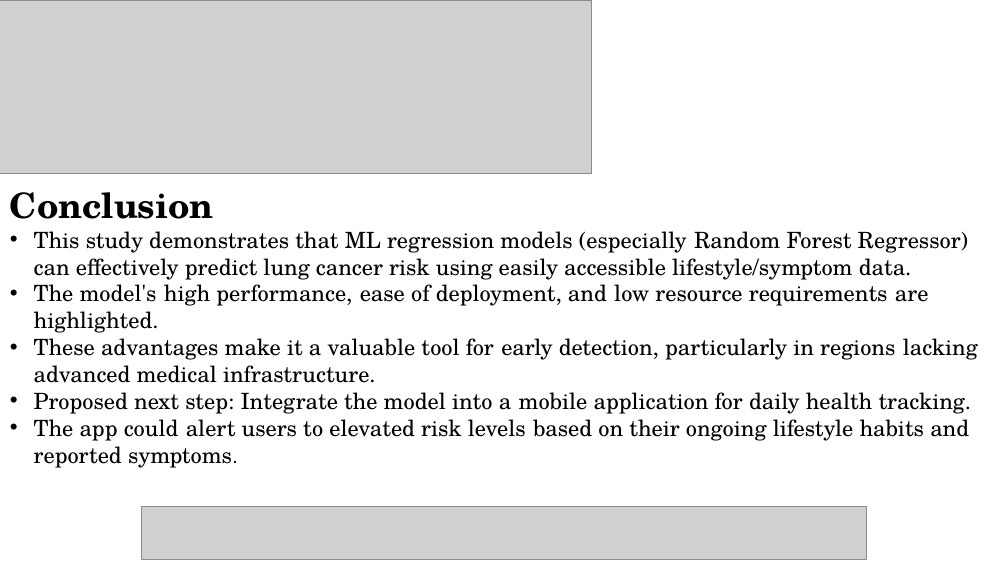
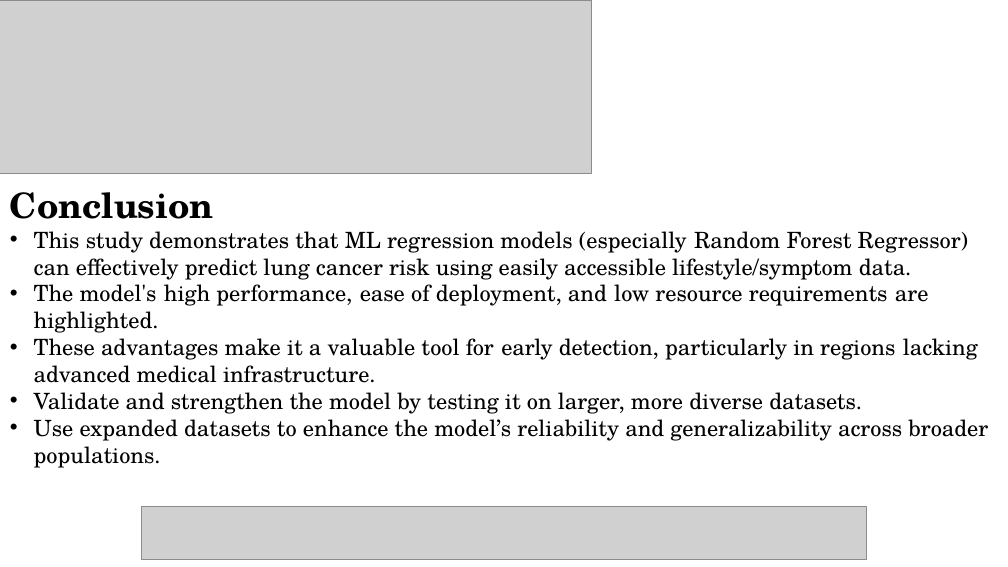
Before and after one commit to aadipoddar/Lung-Cancer-ML, a slide deck: slide 12 of Paper Presentation Template_NMITCON2025[1].ppt (slide 10 before the commit). Drawn at 1008x567 pixels with LibreOffice and Linux fonts; fonts in the diff are those of the drawing; grey boxes stand for pictures. Boxes give left, top, right and bottom in pixels: in the first picture for what was removed or moved away, otherwise in the second. Text is boxed around its words. In the diff, an @@ line names an element or a change of style, - is before the commit and + after.

```diff
--- a/Paper Presentation Template_NMITCON2025[1].ppt
+++ b/Paper Presentation Template_NMITCON2025[1].ppt
@@ text at (34,392,988,468): text changed @@
-• Proposed next step: Integrate the model into a mobile application for daily health tracking.
-• The app could alert users to elevated risk levels based on their ongoing lifestyle habits and reported symptoms.
+• Validate and strengthen the model by testing it on larger, more diverse datasets.
+• Use expanded datasets to enhance the model’s reliability and generalizability across broader populations.
```
Also in this commit, not shown: 4 other slides changed, 5 slides added, 1 other file.
